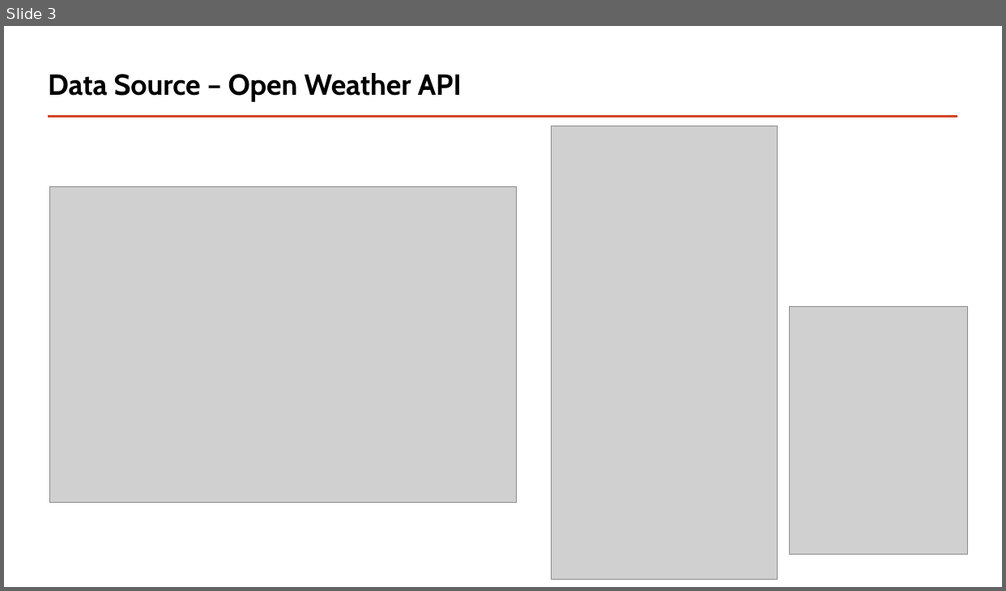
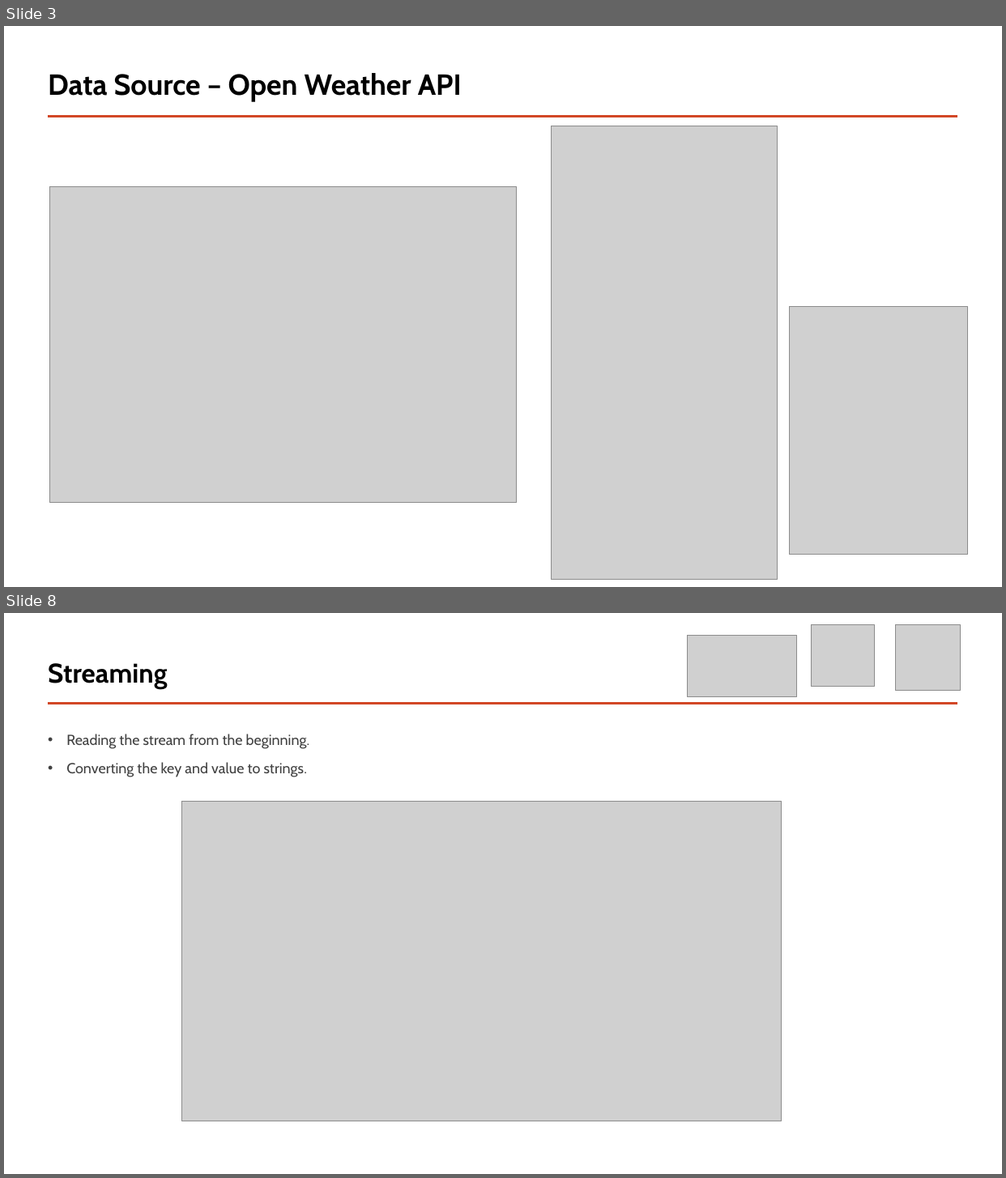
Before and after one commit to piotreks-uw-edu/kafka-weather-pipeline, a slide deck: Presentation/Processing Data on Air Pollution in Europe on Modern Data Platform.pptx. Shown one above the other, each under a label of ours: slide 3 before the commit, slides 3 and 8 after it; the slides between them are not shown. The pictures are 1006x591 and 1006x1178 pixels, drawn with LibreOffice and Linux fonts; fonts in the diff are those of the drawing; grey boxes stand for pictures. Boxes give left, top, right and bottom in pixels: in the first picture for what was removed or moved away, otherwise in the second. Text is boxed around its words. In the diff, an @@ line names an element or a change of style, - is before the commit and + after.

```diff
--- a/Presentation/Processing Data on Air Pollution in Europe on Modern Data Platform.pptx
+++ b/Presentation/Processing Data on Air Pollution in Europe on Modern Data Platform.pptx
@@ slide 8 added at (x1=4, y1=613, x2=1002, y2=1174), background #FFFFFF; not listed: 1 template element that a slide beside it also shows @@
@@ picture added at (x1=688, y1=635, x2=797, y2=697) @@
@@ picture added at (x1=811, y1=625, x2=875, y2=687) @@
@@ picture added at (x1=896, y1=625, x2=960, y2=691) @@
@@ title added at (x1=48, y1=663, x2=167, y2=689), 26 pt, text #000000, bold @@
+Streaming
@@ text added at (x1=66, y1=734, x2=310, y2=777), 14 pt, text #404040 @@
+• Reading the stream from the beginning.
+• Converting the key and value to strings.
@@ picture added at (x1=182, y1=801, x2=781, y2=1122) @@
```
Also in this commit, not shown: 4 slides changed, 11 other slides added, 11 slides removed, 1 other file.
